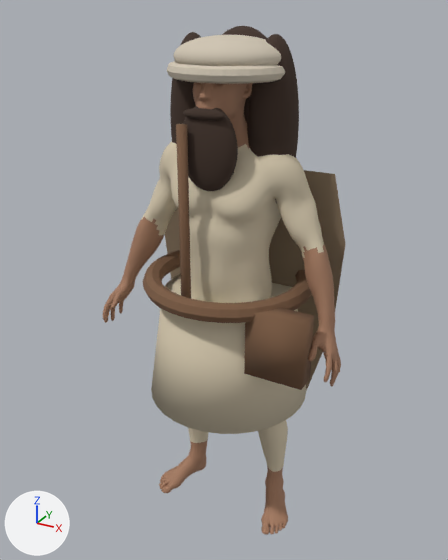
Renders of the glTF model assets/herod-temple/character/visitor-realistic-high.glb from each side of a commit.
Both versions are drawn from a 50 mm lens placed at (1.007, -1.869, 1.944), pointed at (-0.029, 0.014, 1.003). Every picture has the same lights, and +X, +Y and +Z are marked at lower left. The first picture is the older version. Vertices at exactly the same position are counted once.

In view in the first picture: 'GEO-body_male_realistic', 'cross_body_strap', 'headscarf_band', 'leather_belt', 'leather_pouch', 'linen_tunic_hem', 'long_hair_back', 'long_hair_left', 'long_hair_right', 'natural_full_beard', 'natural_moustache', 'woven_cape', 'wrapped_headscarf'.
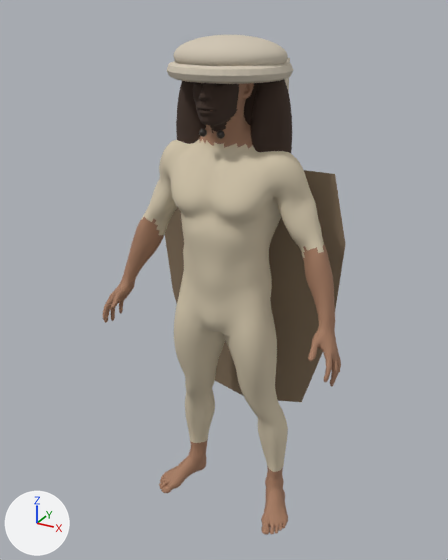
What the commit changed:
me_female_v006lowresuv has 10582 vertices, 21160 faces and spans x -0.48..0.48, y -0.2..0.12, z -0.01..1.85.
me_female_v006lowresuv is used by ob_geo_body_male_realistic; location (0.0, 0.0, 0.0).
me_female_v006lowresuv part 1: 4715 faces spanning x -0.08..0.08, y -0.18..-0.07, z 1.57..1.81 switch from mat_skin_warm_olive (brown #a67c61) to mat_hair_dark_brown (brown #423229).
me_sphere is used by ob_long_hair_back; location (0.0, 0.0, 0.0).
me_sphere had 610 vertices, 1216 faces and spanned x -0.18..0.18, y -0.01..0.19, z 1.29..1.89.
me_sphere now has 610 vertices, 1216 faces and spans x -0.16..0.16, y 0.005..0.175, z 1.31..1.77.
me_sphere part 2: the whole mesh is scaled about its middle by (0.889, 0.85, 0.767), then moved by (0.0, 0.0, -0.05).
me_sphere_001 is used by ob_long_hair_left; location (0.0, 0.0, 0.0).
me_sphere_001 had 610 vertices, 1216 faces and spanned x -0.235..-0.065, y -0.06..0.1, z 1.29..1.87.
me_sphere_001 now has 610 vertices, 1216 faces and spans x -0.215..-0.075, y -0.045..0.085, z 1.31..1.77.
me_sphere_001 part 3: the whole mesh is scaled about its middle by (0.824, 0.812, 0.793), then moved by (0.005, 0.0, -0.04).
me_sphere_002 is used by ob_long_hair_right; location (0.0, 0.0, 0.0).
me_sphere_002 had 610 vertices, 1216 faces and spanned x 0.065..0.235, y -0.06..0.1, z 1.29..1.87.
me_sphere_002 now has 610 vertices, 1216 faces and spans x 0.075..0.215, y -0.045..0.085, z 1.31..1.77.
me_sphere_002 part 4: the whole mesh is scaled about its middle by (0.824, 0.812, 0.793), then moved by (-0.005, 0.0, -0.04).
Object 'cross_body_strap' (ob_cross_body_strap) is deleted.
Object 'leather_belt' (ob_leather_belt) is deleted.
Object 'leather_pouch' (ob_leather_pouch) is deleted.
Object 'linen_tunic_hem' (ob_linen_tunic_hem) is deleted.
Object 'natural_full_beard' (ob_natural_full_beard) is deleted.
Object 'natural_moustache' (ob_natural_moustache) is deleted.

Pixel boxes [x1, y1, x2, y2] of what changed, in the pictures (448 x 560 px):
'linen_tunic_hem', deleted (beige): before [151, 274, 306, 434]
'leather_pouch', deleted (brown): before [244, 308, 314, 390]
'long_hair_right', moved, rescaled: before [247, 34, 299, 203]; after [251, 79, 292, 153]
'leather_belt', deleted (brown): before [143, 250, 312, 323]
'natural_full_beard', deleted (brown): before [183, 106, 238, 191]
'cross_body_strap', deleted (brown): before [176, 123, 191, 298]
'long_hair_left', moved, rescaled: before [170, 32, 201, 144]; after [176, 81, 206, 144]
'long_hair_back', moved, rescaled: before [222, 26, 267, 123]; after [244, 83, 259, 126]
'natural_moustache', deleted: before [183, 108, 225, 121]
part 1 of me_female_v006lowresuv, recoloured (darker): before [193, 82, 239, 120]; after [193, 82, 239, 133]
